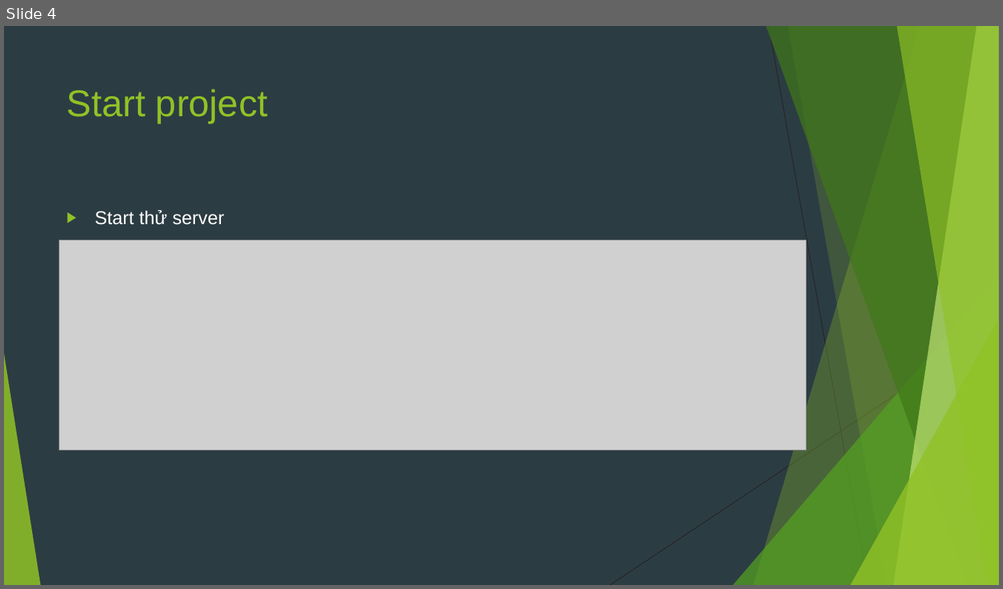
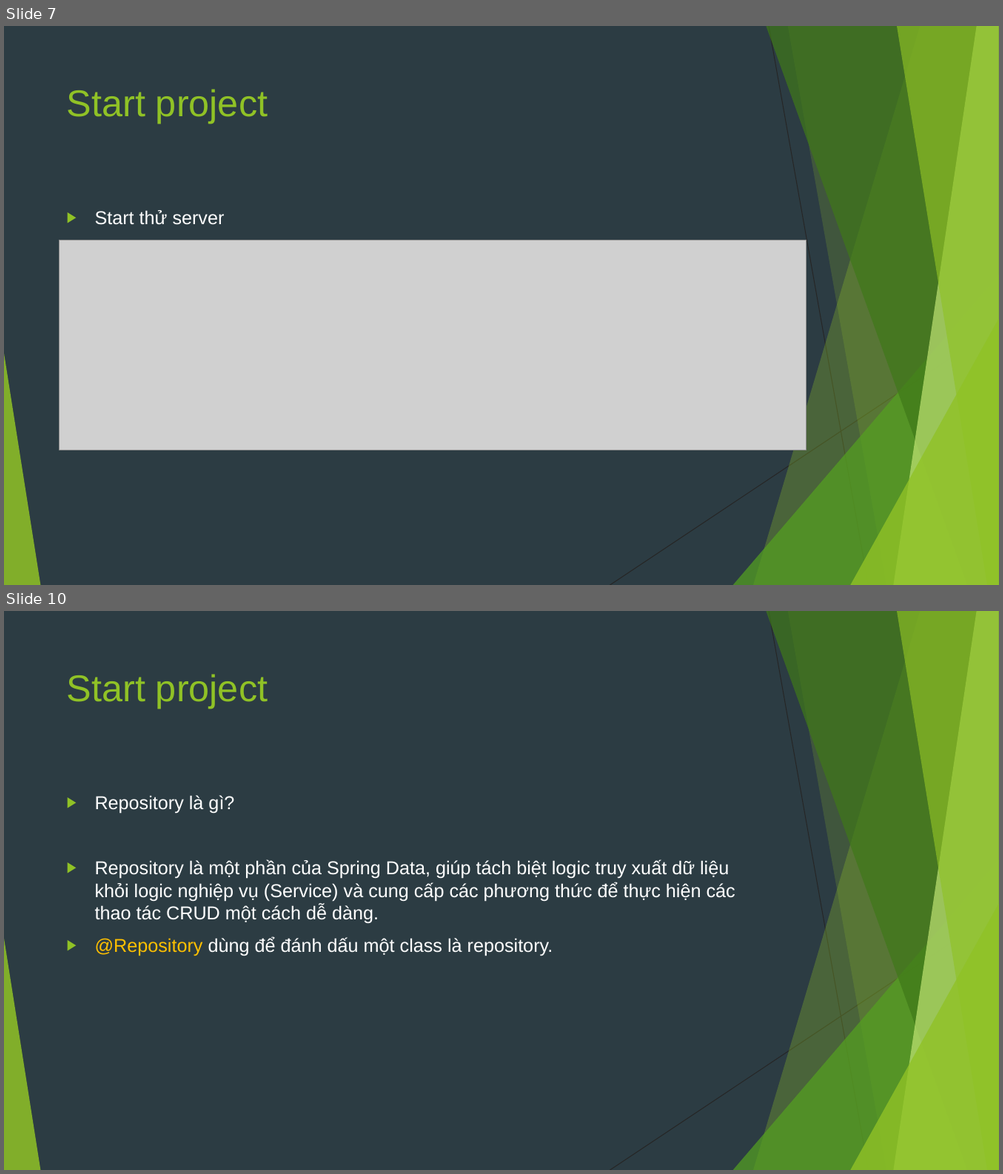
Before and after one commit to sobbingwind/SpringBoot, a slide deck: 06.Spring Data JDBC.pptx. Shown one above the other, each under a label of ours: slide 4 before the commit, slides 7 and 10 after it; the slides between them are not shown. The pictures are 1003x589 and 1003x1174 pixels, drawn with LibreOffice and Linux fonts; fonts in the diff are those of the drawing; grey boxes stand for pictures. Boxes give left, top, right and bottom in pixels: in the first picture for what was removed or moved away, otherwise in the second. Text is boxed around its words. In the diff, an @@ line names an element or a change of style, - is before the commit and + after.

```diff
--- a/06.Spring Data JDBC.pptx
+++ b/06.Spring Data JDBC.pptx
@@ slide 10 added at <box>4,611,999,1170</box>, background #2C3C43; not listed: 10 template elements that a slide beside it also shows @@
@@ title added at <box>67,674,267,709</box>, 36 pt, text #90C226 @@
+Start project
@@ text added at <box>95,795,735,957</box>, 18 pt, text #FFFFFF @@
+▶ Repository là gì?
+▶ Repository là một phần của Spring Data, giúp tách biệt logic truy xuất dữ liệu khỏi logic nghiệp vụ (Service) và cung cấp các phương thức để thực hiện các thao tác CRUD một cách dễ dàng.
+▶ @Repository dùng để đánh dấu một class là repository.
@@ what was slide 4 is now slide 7 @@
```
Also in this commit, not shown: 18 other slides added.
